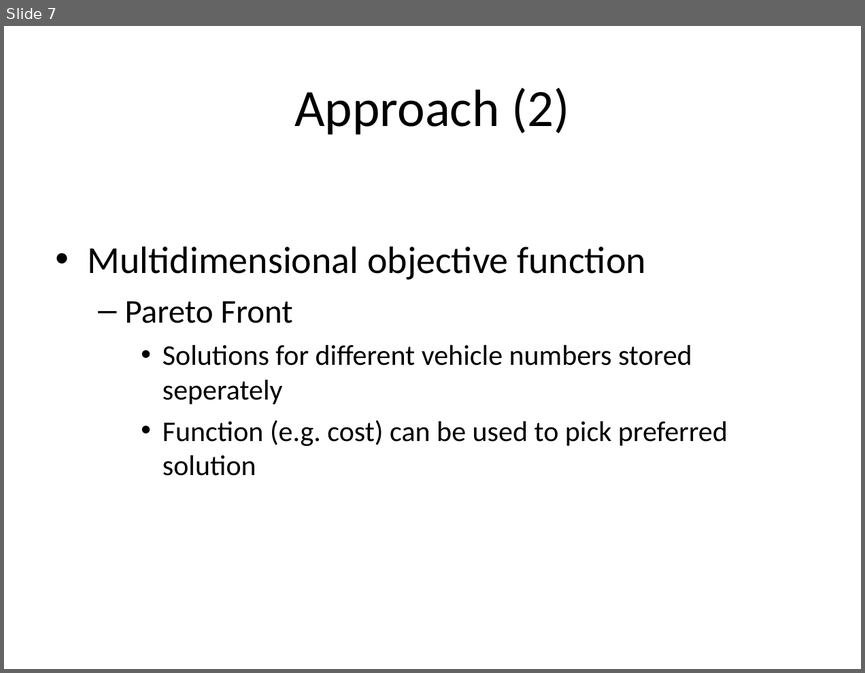
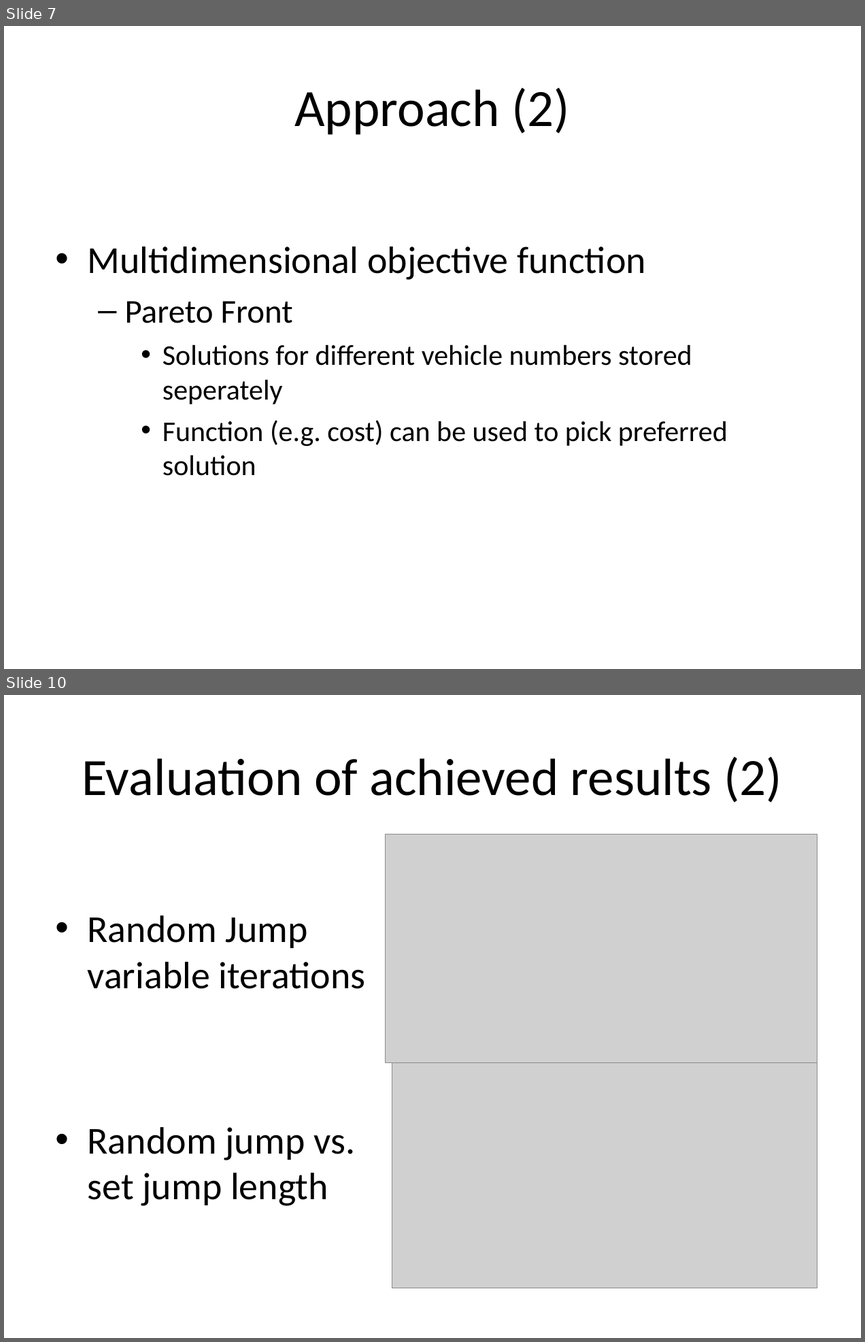
Before and after one commit to Saight/fms, a slide deck: Local Search Algorithms for Scheduling Vehicles in Cyclic.ppt. Shown one above the other, each under a label of ours: slide 7 before the commit, slides 7 and 10 after it; the slides between them are not shown. The pictures are 865x673 and 865x1342 pixels, drawn with LibreOffice and Linux fonts; fonts in the diff are those of the drawing; grey boxes stand for pictures. Boxes give left, top, right and bottom in pixels: in the first picture for what was removed or moved away, otherwise in the second. Text is boxed around its words. In the diff, an @@ line names an element or a change of style, - is before the commit and + after.

```diff
--- a/Local Search Algorithms for Scheduling Vehicles in Cyclic.ppt
+++ b/Local Search Algorithms for Scheduling Vehicles in Cyclic.ppt
@@ slide 10 added at [4,695,861,1338], background #FFFFFF @@
@@ title added at [82,757,782,802], 44 pt, text #000000 @@
+Evaluation of achieved results (2)
@@ picture added at [385,834,817,1063] @@
@@ text added at [88,915,366,1206], 32 pt, text #000000 @@
+• Random Jump
+  variable iterations
+• Random jump vs.
+  set jump length
@@ picture added at [392,1063,817,1288] @@
```
Also in this commit, not shown: 6 slides changed, 1 other slide added.
